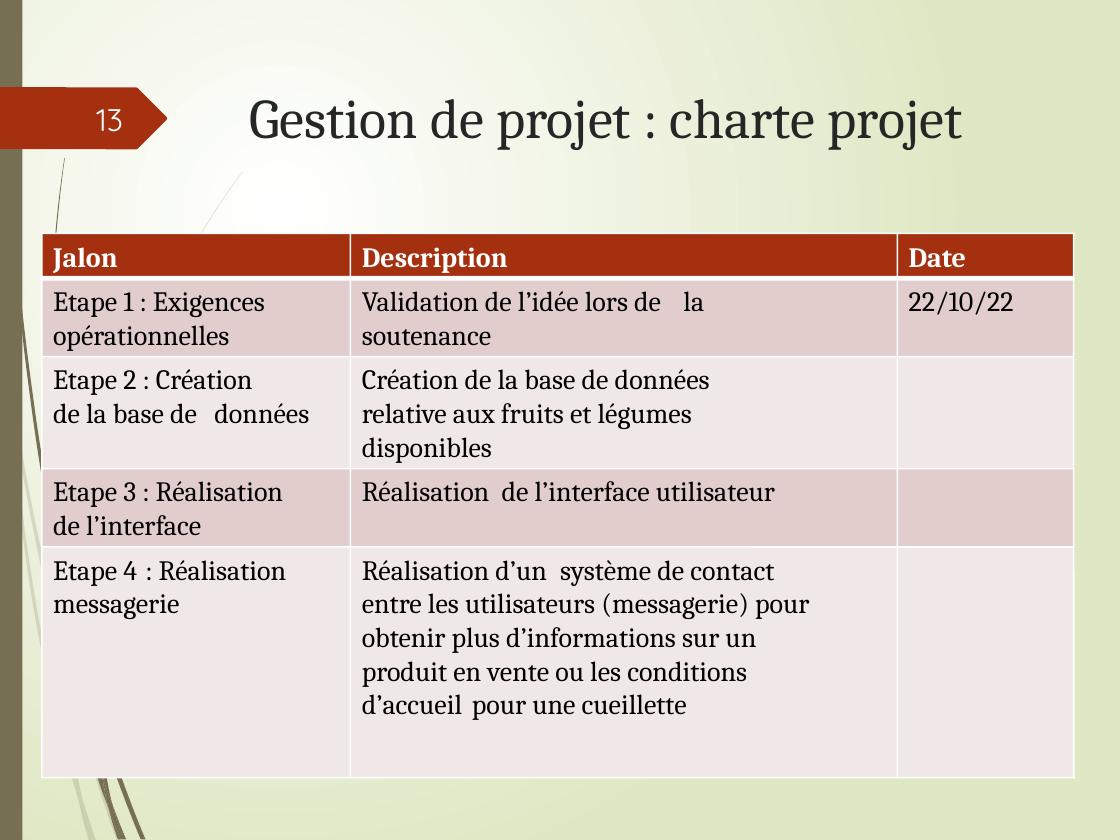
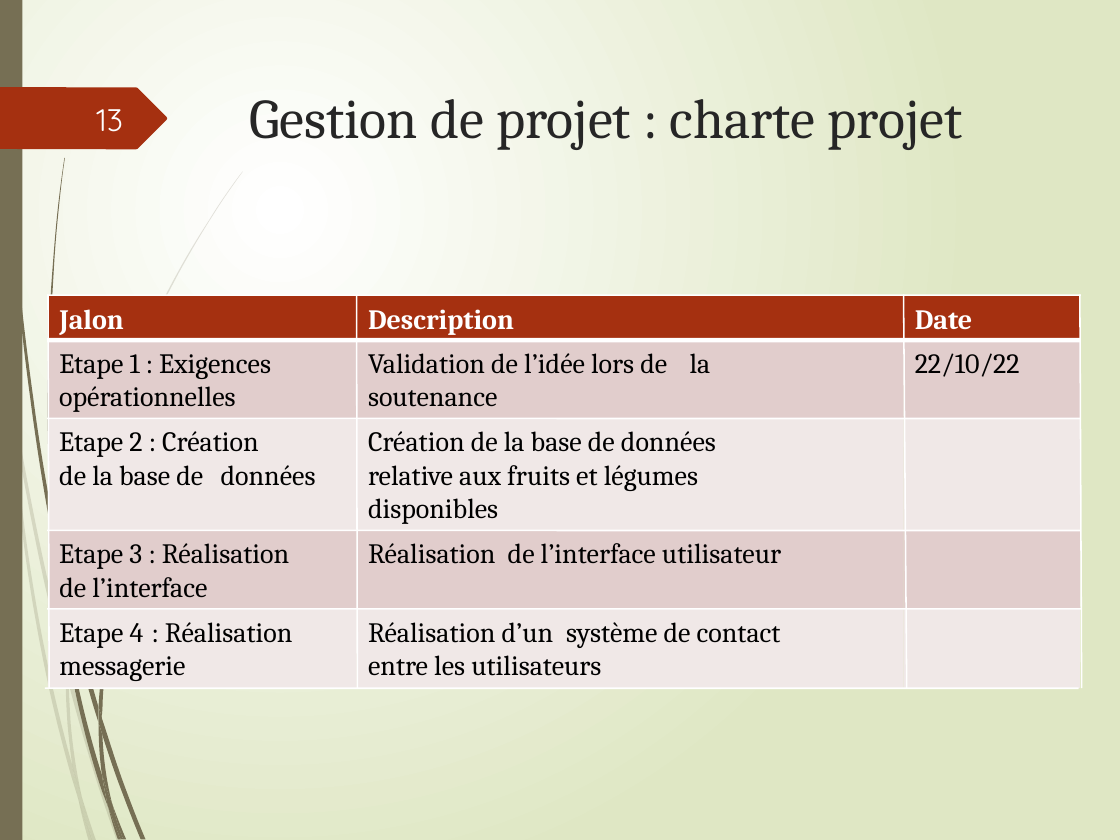
Before and after one commit to AurelieDemure/Opti-Fruits, a slide deck: slide 13 of Diapo-22-10-2022.pptx. Drawn at 1120x840 pixels with LibreOffice and Linux fonts; fonts in the diff are those of the drawing. Boxes give left, top, right and bottom in pixels: in the first picture for what was removed or moved away, otherwise in the second. Text is boxed around its words. In the diff, an @@ line names an element or a change of style, - is before the commit and + after.

```diff
--- a/Diapo-22-10-2022.pptx
+++ b/Diapo-22-10-2022.pptx
@@ line moved from (41, 233) - (41, 778) to (48, 295) - (49, 689) @@
@@ line moved from (351, 233) - (351, 778) to (356, 295) - (357, 689) @@
@@ line moved from (897, 233) - (897, 778) to (904, 295) - (907, 689) @@
@@ line moved from (1074, 233) - (1074, 778) to (1080, 295) - (1082, 689) @@
@@ 24 texts, 3 rectangles, 2 lines: place and size @@
-24 texts, 3 rectangles, 2 lines at box(41, 247, 1075, 619)
+24 texts, 3 rectangles, 2 lines at box(47, 309, 1081, 681)
@@ 9 rectangles, 3 lines: place and size @@
-9 rectangles, 3 lines at box(41, 233, 1075, 547)
+9 rectangles, 3 lines at box(47, 296, 1081, 609)
@@ rectangle: place and size @@
-rectangle at box(41, 547, 351, 777)
+rectangle at box(48, 609, 357, 689)
@@ rectangle: place and size @@
-rectangle at box(351, 547, 897, 777)
+rectangle at box(357, 609, 904, 689)
@@ text removed at box(362, 627, 756, 653) @@
-obtenir plus d’informations sur un
@@ rectangle: place and size @@
-rectangle at box(897, 547, 1073, 777)
+rectangle at box(904, 609, 1080, 689)
@@ text at box(368, 655, 601, 676): text changed @@
-entre les utilisateurs (messagerie) pour
+entre les utilisateurs
@@ line moved from (41, 777) - (1075, 777) to (45, 689) - (1079, 689) @@
@@ text removed at box(362, 661, 747, 687) @@
-produit en vente ou les conditions
@@ freeform shape added at box(99, 707, 102, 735), fill #766F54 @@
@@ text removed at box(362, 694, 462, 715) @@
-d’accueil
@@ text removed at box(472, 694, 687, 720) @@
-pour une cueillette
```
Also in this commit, not shown: 2 other slides changed.
